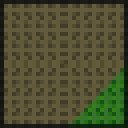
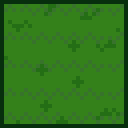
Revision of a layered 128 x 128 image; what changed, layer by layer:
hid "Layer 5" over (0, 0, 128, 128)
hid "Layer 7" over (0, 0, 128, 128)
hid "Layer 6" over (0, 0, 128, 128)
renamed "Layer 4 copy" to "Layer 8 copy 2", moved it above "Layer 8 copy", painted on it over (0, 0, 128, 128)
removed layer "Layer 4" over (0, 0, 64, 64)
added layer "Layer 8 copy" above "Layer 8" over (0, 88, 128, 100)
added layer "Layer 8" above "Layer 4 copy 3" over (0, 112, 128, 124)
painted on "Layer 4 copy 3" over (0, 0, 128, 128)
removed layer "Layer 4 copy 2" over (0, 64, 64, 128)
